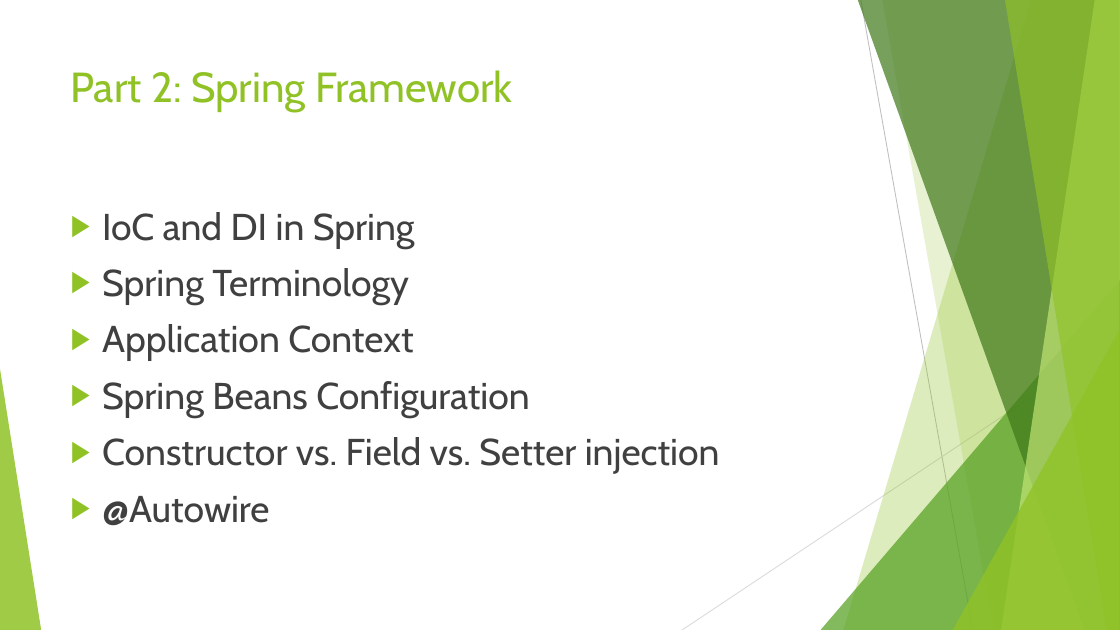
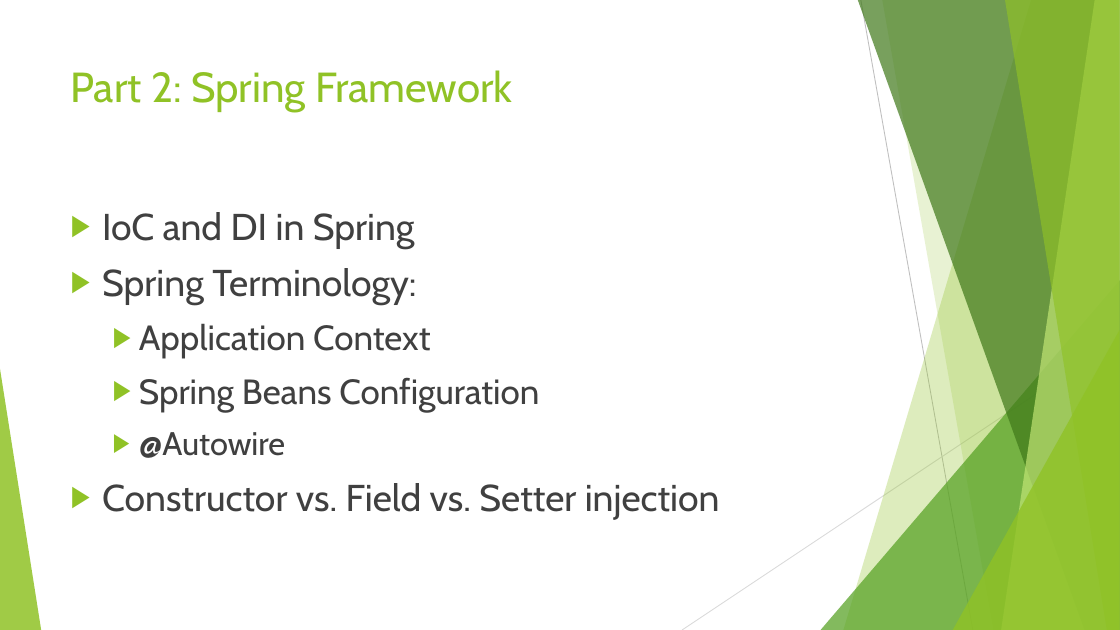
Before and after one commit to ybensman/SpringDemo, a slide deck: slide 14 of Spring_Beginners_1_SpringBootAndCore.pptx. Drawn at 1120x630 pixels with LibreOffice and Linux fonts; fonts in the diff are those of the drawing. Boxes give left, top, right and bottom in pixels: in the first picture for what was removed or moved away, otherwise in the second. Text is boxed around its words. In the diff, an @@ line names an element or a change of style, - is before the commit and + after.

```diff
--- a/Spring_Beginners_1_SpringBootAndCore.pptx
+++ b/Spring_Beginners_1_SpringBootAndCore.pptx
@@ text at (x1=102, y1=268, x2=416, y2=304): text changed @@
-▶ Spring Terminology
+▶ Spring Terminology:
@@ text at (x1=139, y1=323, x2=539, y2=413): size 32 to 30 pt in "Application Context", "Spring Beans Configuration"; list level 1 to 2 in "Application Context"; list level 1 to 2 in "Spring Beans Configuration" @@
@@ text at (x1=139, y1=432, x2=285, y2=458): paragraph added @@
+  ▶ @Autowire
@@ text at (x1=102, y1=496, x2=269, y2=526): paragraph removed @@
-▶ @Autowire
```
Also in this commit, not shown: 12 other slides changed.
